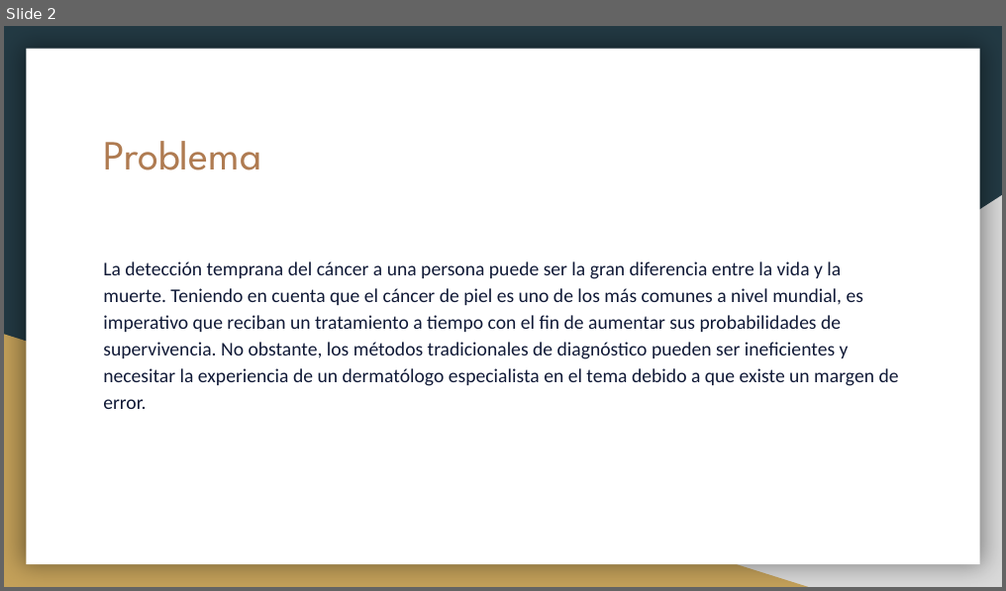
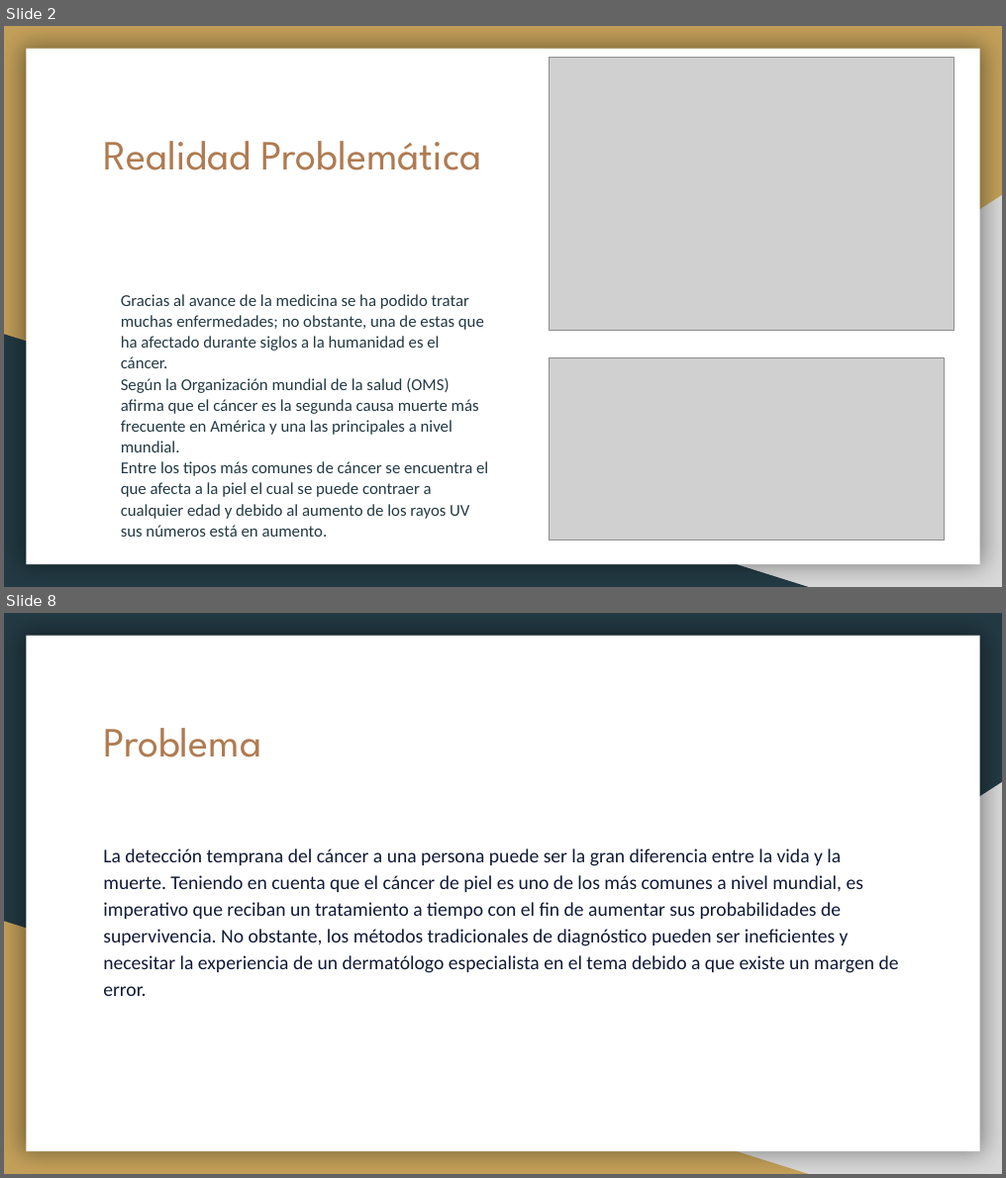
Before and after one commit to ElizabethCast23/Proyecto-Tesis, a slide deck: Tesis.pptx. Shown one above the other, each under a label of ours: slide 2 before the commit, slides 2 and 8 after it; the slides between them are not shown. The pictures are 1006x591 and 1006x1178 pixels, drawn with LibreOffice and Linux fonts; fonts in the diff are those of the drawing; grey boxes stand for pictures. Boxes give left, top, right and bottom in pixels: in the first picture for what was removed or moved away, otherwise in the second. Text is boxed around its words. In the diff, an @@ line names an element or a change of style, - is before the commit and + after.

```diff
--- a/Tesis.pptx
+++ b/Tesis.pptx
@@ slide 2 added at box(4, 26, 1002, 587), background #C4A15A; not listed: 2 template elements that a slide beside it also shows @@
@@ picture added at box(548, 57, 954, 330) @@
@@ title added at box(103, 141, 482, 171), 30 pt, text #AF7B51 @@
+Realidad Problemática
@@ text added at box(121, 294, 488, 537), 12 pt, text #233A44 @@
+Gracias al avance de la medicina se ha podido tratar muchas enfermedades; no obstante, una de estas que ha afectado durante siglos a la humanidad es el cáncer.
+Según la Organización mundial de la salud (OMS) afirma que el cáncer es la segunda causa muerte más frecuente en América y una las principales a nivel mundial.
+Entre los tipos más comunes de cáncer se encuentra el que afecta a la piel el cual se puede contraer a cualquier edad y debido al aumento de los rayos UV sus números está en aumento.
@@ right triangle added at box(4, 334, 808, 587), fill #233A44 @@
@@ picture added at box(548, 359, 944, 541) @@
@@ what was slide 2 is now slide 8 @@
```
Also in this commit, not shown: 1 slide changed, 11 other slides added, 2 slides removed, 24 other files.
